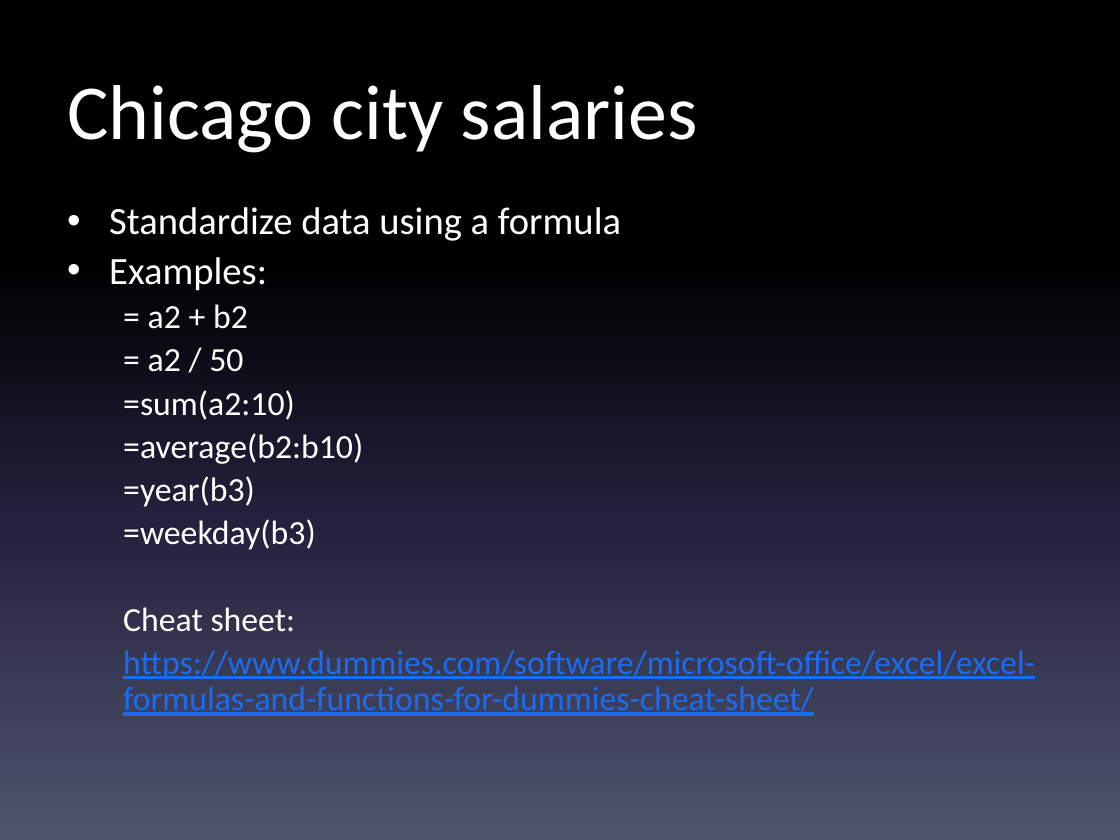
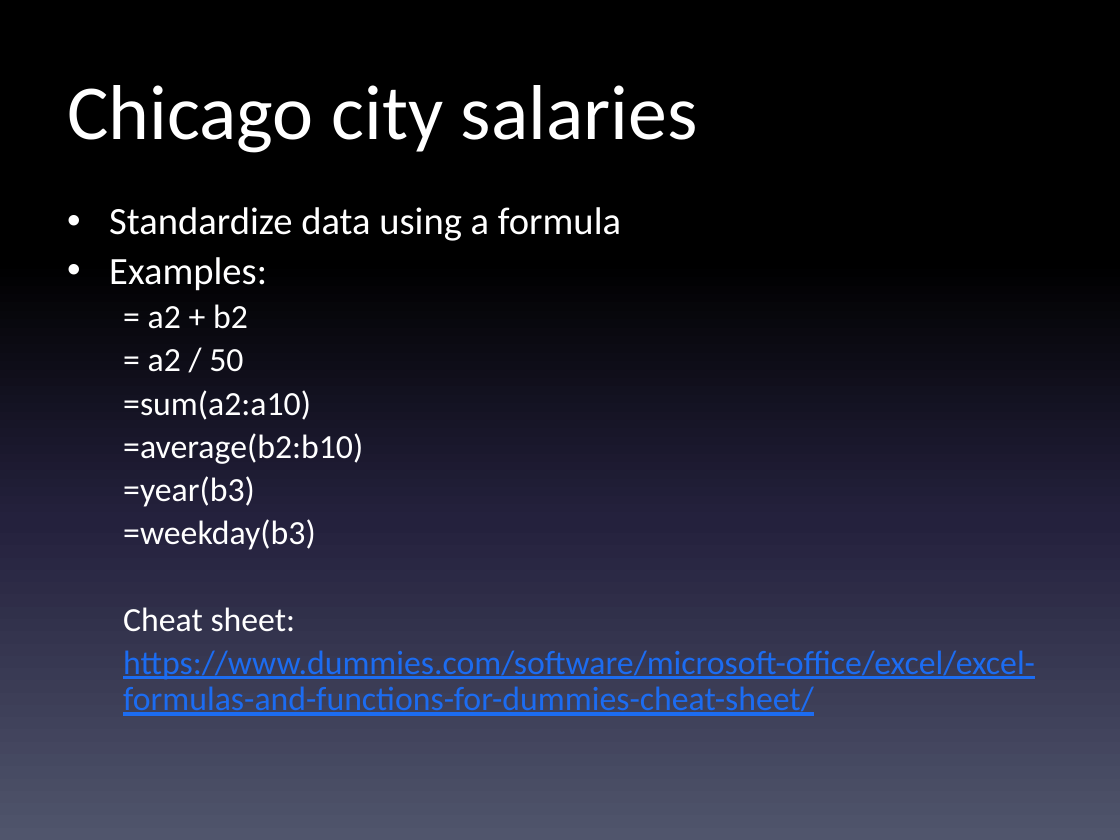
Before and after one commit to shmcminn/digitalframeworks-spring19, a slide deck: slide 15 of class5/digitalframeworks-5.pptx. Drawn at 1120x840 pixels with LibreOffice and Linux fonts; fonts in the diff are those of the drawing. Boxes give left, top, right and bottom in pixels: in the first picture for what was removed or moved away, otherwise in the second. Text is boxed around its words. In the diff, an @@ line names an element or a change of style, - is before the commit and + after.

```diff
--- a/class5/digitalframeworks-5.pptx
+++ b/class5/digitalframeworks-5.pptx
@@ text at (123, 390, 311, 420): text changed @@
-  =sum(a2:10)
+  =sum(a2:a10)
```
Also in this commit, not shown: 1 other file.
